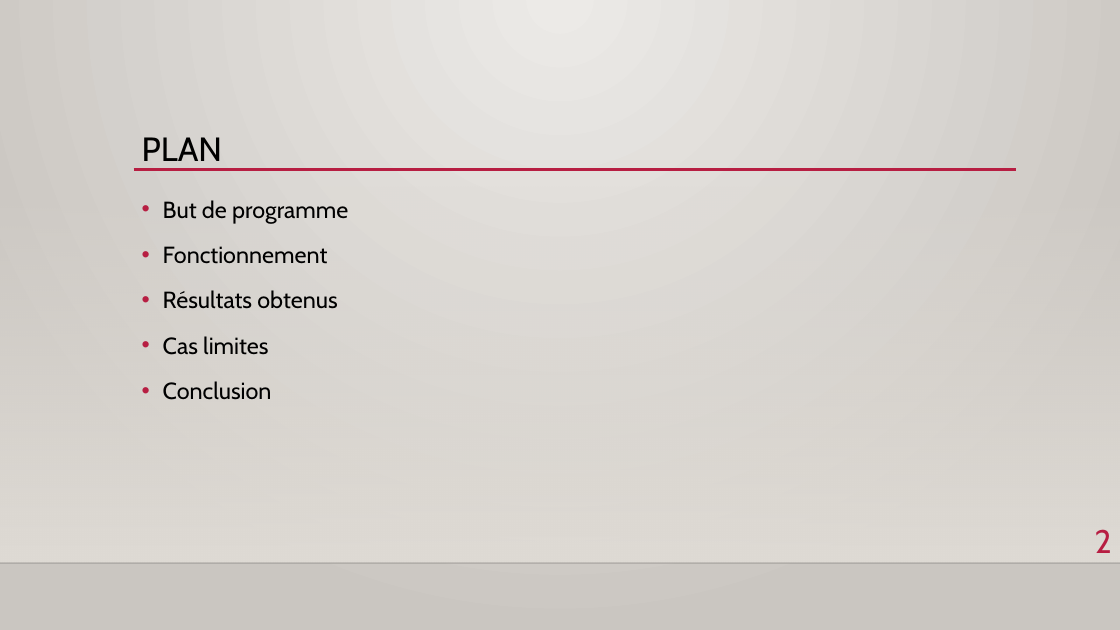
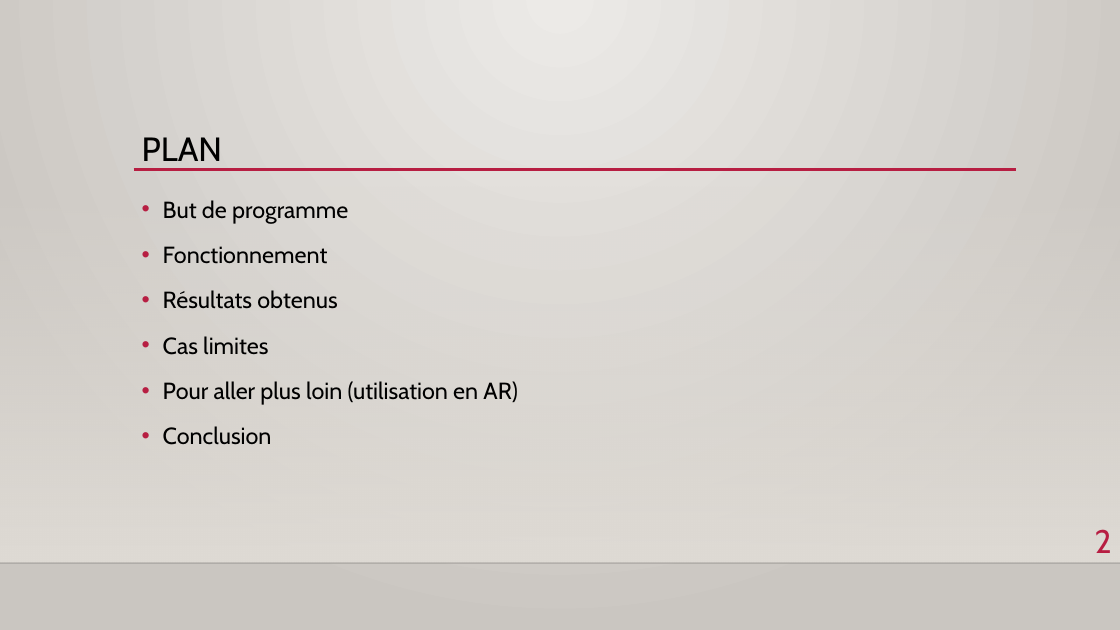
Before and after one commit to IlTuxIl/Reconstruction3D, a slide deck: slide 2 of doc/Présentation.pptx. Drawn at 1120x630 pixels with LibreOffice and Linux fonts; fonts in the diff are those of the drawing; background and template pictures are left out. Boxes give left, top, right and bottom in pixels: in the first picture for what was removed or moved away, otherwise in the second. Text is boxed around its words. In the diff, an @@ line names an element or a change of style, - is before the commit and + after.

```diff
--- a/doc/Présentation.pptx
+++ b/doc/Présentation.pptx
@@ text at (x1=163, y1=381, x2=518, y2=405): paragraph added @@
+• Pour aller plus loin (utilisation en AR)
```
Also in this commit, not shown: 2 slides added, 1 other file.
